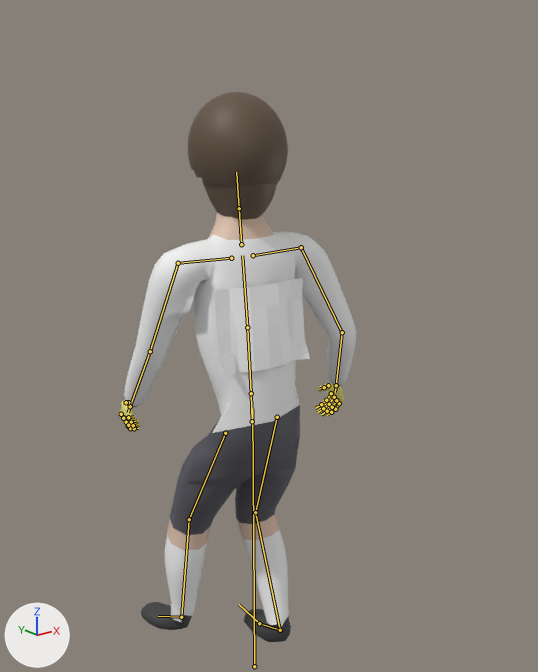
Renders of the glTF model football-godot/king-football/assets/models/characters/v2/goalkeeper_v2.glb from each side of a commit.
Rendered twice from a 50 mm lens placed at (-1.243, -1.63, 1.796), pointed at (0.126, 0.081, 1.111). The lights are fixed; the arrows at lower left show +X, +Y and +Z. The older version comes first. Both versions are drawn at frame 10 of the action 'Throw'; the numbers are the values there. The bones that change, and the others that lie on the model, are drawn over the model as lines.

The first picture shows 'G_Body', 'G_Hair_Afro', 'G_Hair_Long'.
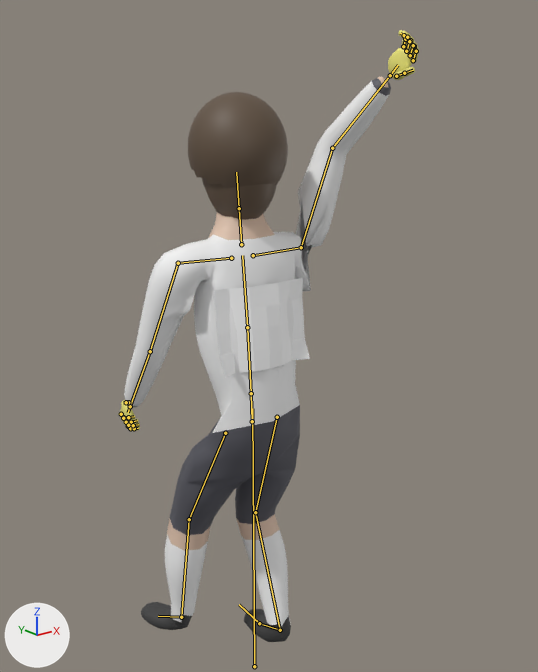
Changed parts and their boxes (x1, y1, x2, y2) in the pictures (538 x 672 px):
```json
{"object": "G_Body", "change": "posed", "before": [119, 213, 356, 642], "after": [119, 30, 419, 642]}
{"bone": "UpperArm_R", "before": "(301, 247) to (342, 332)", "after": "(301, 247) to (332, 148)"}
```

Scene script edits in JSON lines:
```json
{"block": "bone_upperarm_r", "where": "bone_upperarm_r = bpy.data.objects['Goalkeeper_Rig'].pose.bones['UpperArm_R']  # child of 'Shoulder_R'"}
{"op": "set", "path": "bone_upperarm_r.rotation_quaternion", "old": "(0.965, -0.026, -0.007, -0.043)", "new": "(0.112, -0.884, -0.31, -0.328)", "note": "degrees (-3, -1, -5) -> degrees (180, -41, 39)"}
```
